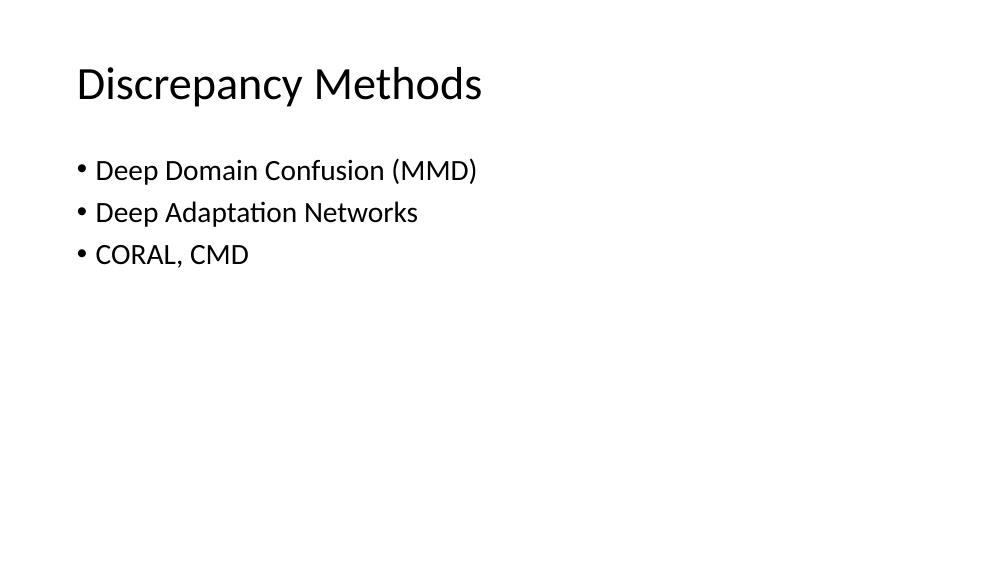
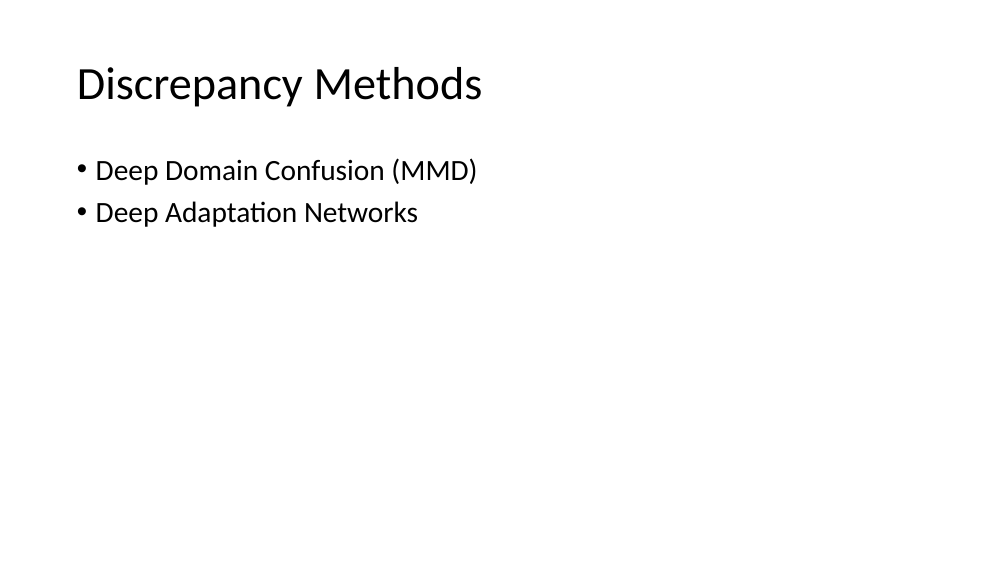
Before and after one commit to alicebook12220/yolov4_python, a slide deck: slide 7 of DA.pptx. Drawn at 1008x567 pixels with LibreOffice and Linux fonts; fonts in the diff are those of the drawing. Boxes give left, top, right and bottom in pixels: in the first picture for what was removed or moved away, otherwise in the second. Text is boxed around its words. In the diff, an @@ line names an element or a change of style, - is before the commit and + after.

```diff
--- a/DA.pptx
+++ b/DA.pptx
@@ text at <box>96,245,249,268</box>: paragraph removed @@
-• CORAL, CMD
```
Also in this commit, not shown: 12 other slides changed, 4 slides added.
